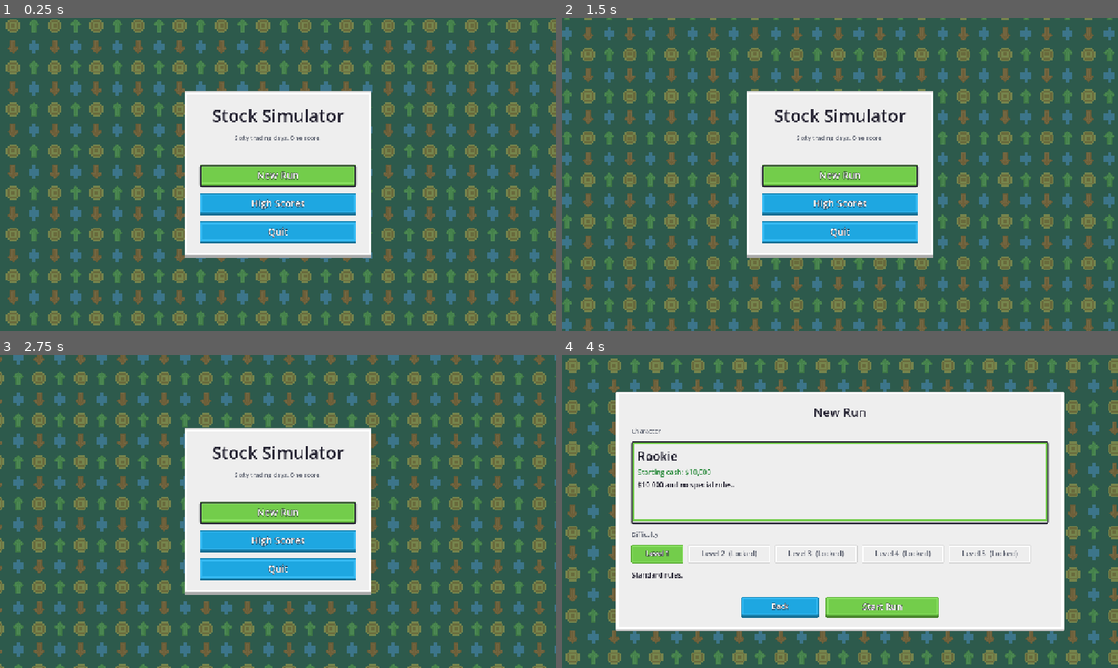
Above: before the commit, frames 1-4 (two rows, left to right).
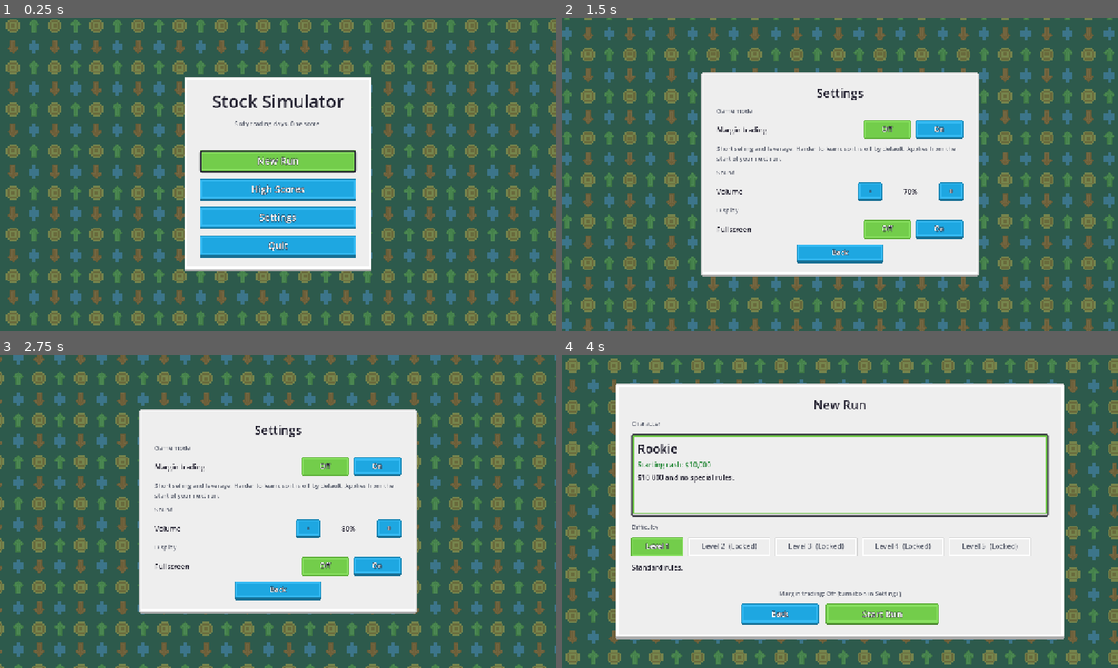
Above: after the commit, the same moments.

Repository: littenduck/stock-simulator
Game: Godot game, scene res://ui/main_menu/main_menu.tscn
The game is run twice, just before and just after one commit, with the same random seed, the same clock (stepped at 60 frames per second) and the same inputs.
Inputs (mouse positions are in pixels of both pictures, inside the frame that each line leads up to):
- Up to frame 1 (0.25 s): no input
- Up to frame 2 (1.5 s): click (840, 218) at 0.5 s, where only the run after the commit has a clickable "Settings"; click (867, 190) at 1.25 s, where only the run after the commit has a clickable "-"
- Up to frame 3 (2.75 s): click (389, 527) at 2 s, where only the run after the commit has a clickable "+"
- Up to frame 4 (4 s): click (840, 589) at 2.75 s, where only the run after the commit has a clickable "Back"; click "New Run" at 3.5 s

The runs differ from the first frame. In frame 1, 12% of the frame differs, in the area x 33-67%, y 18-81%; in frame 2, 24%; in frame 3, 24%, in the area x 25-75%, y 17-83%; in frame 4, 14%.

Commit message:
ui-flow: Settings screen (margin trading off by default, volume, fullscreen), menu entry, run-setup hint, requests

Diff:
--- a/localization/ui_flow.csv
+++ b/localization/ui_flow.csv
@@ -43,3 +43,17 @@
 UI_FLOW_COL_CHARACTER,Character
 UI_FLOW_COL_DIFFICULTY,Difficulty
 UI_FLOW_COL_DATE,Date
+UI_FLOW_SETTINGS,Settings
+UI_FLOW_SETTINGS_TITLE,Settings
+UI_FLOW_SETTINGS_GAME_MODE,Game mode
+UI_FLOW_SETTINGS_MARGIN,Margin trading
+UI_FLOW_SETTINGS_MARGIN_HINT,"Short selling and leverage. Harder to learn, so it is off by default. Applies from the start of your next run."
+UI_FLOW_SETTINGS_SOUND,Sound
+UI_FLOW_SETTINGS_VOLUME,Volume
+UI_FLOW_SETTINGS_MUTED,Muted
+UI_FLOW_SETTINGS_DISPLAY,Display
+UI_FLOW_SETTINGS_FULLSCREEN,Fullscreen
+UI_FLOW_SETTINGS_ON,On
+UI_FLOW_SETTINGS_OFF,Off
+UI_FLOW_SETUP_MARGIN_ON,Margin trading: On (change it in Settings)
+UI_FLOW_SETUP_MARGIN_OFF,Margin trading: Off (turn it on in Settings)
--- /dev/null
+++ b/ui/main_menu/dev/dev_settings.gd
@@ -0,0 +1,13 @@
+## Dev harness: the real settings screen on a throw-away settings file.
+## `-- --margin` pre-enables margin, `-- --shot=/path.png` captures and quits.
+extends Control
+
+
+func _ready() -> void:
+	GameSettings.path = "user://dev_settings.cfg"
+	DirAccess.remove_absolute(ProjectSettings.globalize_path(GameSettings.path))
+	GameSettings.reload()
+	if "--margin" in OS.get_cmdline_user_args():
+		GameSettings.set_margin_enabled(true)
+	add_child(load("res://ui/main_menu/settings.tscn").instantiate())
+	DevFake.shot_if_requested(self)
--- /dev/null
+++ b/ui/main_menu/dev/dev_settings.tscn
@@ -0,0 +1,10 @@
+[gd_scene load_steps=2 format=3]
+
+[ext_resource type="Script" path="res://ui/main_menu/dev/dev_settings.gd" id="1"]
+
+[node name="DevSettings" type="Control"]
+layout_mode = 3
+anchors_preset = 15
+anchor_right = 1.0
+anchor_bottom = 1.0
+script = ExtResource("1")
--- /dev/null
+++ b/ui/main_menu/game_settings.gd
@@ -0,0 +1,89 @@
+## Player preferences, stored in user://settings.cfg (separate from the profile and run saves).
+## Static helper: no autoload needed. Buying and selling are never switchable; only margin is.
+class_name GameSettings
+extends RefCounted
+
+const PATH := "user://settings.cfg"
+const SECTION := "settings"
+const VOLUME_STEP := 0.1
+
+## Dev/test seam: point at another file.
+static var path: String = PATH
+
+static var _config: ConfigFile = null
+static var _applied: bool = false
+
+
+static func margin_enabled() -> bool:
+	return bool(_get_value("margin_enabled", false))
+
+
+static func volume() -> float:
+	return clampf(float(_get_value("volume", 0.8)), 0.0, 1.0)
+
+
+static func fullscreen() -> bool:
+	return bool(_get_value("fullscreen", false))
+
+
+static func set_margin_enabled(value: bool) -> void:
+	_set_value("margin_enabled", value)
+
+
+static func set_volume(value: float) -> void:
+	_set_value("volume", snappedf(clampf(value, 0.0, 1.0), 0.05))
+	apply_audio()
+
+
+static func set_fullscreen(value: bool) -> void:
+	_set_value("fullscreen", value)
+	apply_display()
+
+
+## Applies stored audio and display settings once per launch (called by the main menu).
+static func apply_once() -> void:
+	if _applied:
+		return
+	_applied = true
+	apply_audio()
+	apply_display()
+
+
+static func apply_audio() -> void:
+	var bus := AudioServer.get_bus_index(&"Master")
+	if bus < 0:
+		return
+	var v := volume()
+	AudioServer.set_bus_mute(bus, v <= 0.0)
+	AudioServer.set_bus_volume_db(bus, linear_to_db(maxf(v, 0.0001)))
+
+
+static func apply_display() -> void:
+	if OS.has_feature("web") or DisplayServer.get_name() == "headless":
+		return
+	var mode := DisplayServer.WINDOW_MODE_FULLSCREEN if fullscreen() else DisplayServer.WINDOW_MODE_WINDOWED
+	if DisplayServer.window_get_mode() != mode:
+		DisplayServer.window_set_mode(mode)
+
+
+## Forget the cache so the next read reloads the file (tests, dev harness).
+static func reload() -> void:
+	_config = null
+	_applied = false
+
+
+static func _load() -> ConfigFile:
+	if _config == null:
+		_config = ConfigFile.new()
+		_config.load(path)  # a missing or broken file simply yields defaults
+	return _config
+
+
+static func _get_value(key: String, default: Variant) -> Variant:
+	return _load().get_value(SECTION, key, default)
+
+
+static func _set_value(key: String, value: Variant) -> void:
+	var config := _load()
+	config.set_value(SECTION, key, value)
+	config.save(path)
--- a/ui/main_menu/main_menu.gd
+++ b/ui/main_menu/main_menu.gd
@@ -1,13 +1,18 @@
-## Main menu: New Run, Continue (only with a saved run), High Scores, Quit (hidden on the web).
+## Main menu: New Run, Continue (only with a saved run), High Scores, Settings, Quit (hidden on the web).
 extends Control
+
+const SETTINGS_SCENE := "res://ui/main_menu/settings.tscn"
 
 @onready var _new_run_button: Button = %NewRunButton
 @onready var _continue_button: Button = %ContinueButton
 @onready var _high_scores_button: Button = %HighScoresButton
+@onready var _settings_button: Button = %SettingsButton
 @onready var _quit_button: Button = %QuitButton
 
 
 func _ready() -> void:
+	GameSettings.apply_once()
+	_settings_button.pressed.connect(_on_settings_button_pressed)
 	_new_run_button.pressed.connect(_on_new_run_button_pressed)
 	_continue_button.pressed.connect(_on_continue_button_pressed)
 	_high_scores_button.pressed.connect(_on_high_scores_button_pressed)
@@ -36,5 +41,9 @@
 	GameManager.open_scene(GameManager.HIGH_SCORES_SCENE)
 
 
+func _on_settings_button_pressed() -> void:
+	GameManager.open_scene(SETTINGS_SCENE)
+
+
 func _on_quit_button_pressed() -> void:
 	get_tree().quit()
--- a/ui/main_menu/main_menu.tscn
+++ b/ui/main_menu/main_menu.tscn
@@ -68,6 +68,12 @@
 theme_type_variation = &"BigMenuButton"
 text = "UI_FLOW_HIGH_SCORES"
 
+[node name="SettingsButton" type="Button" parent="Center/Panel/Column"]
+unique_name_in_owner = true
+layout_mode = 2
+theme_type_variation = &"BigMenuButton"
+text = "UI_FLOW_SETTINGS"
+
 [node name="QuitButton" type="Button" parent="Center/Panel/Column"]
 unique_name_in_owner = true
 layout_mode = 2
--- /dev/null
+++ b/ui/main_menu/settings.gd
@@ -0,0 +1,93 @@
+## Settings: a few switches stored by GameSettings. Margin trading is the only rule switch
+## (off by default); buying and selling are core mechanics and are never listed here.
+extends Control
+
+@onready var _margin_row: HBoxContainer = %MarginRow
+@onready var _volume_row: HBoxContainer = %VolumeRow
+@onready var _display_section: VBoxContainer = %DisplaySection
+@onready var _fullscreen_row: HBoxContainer = %FullscreenRow
+@onready var _back_button: Button = %BackButton
+
+var _volume_label: Label
+var _volume_down: Button
+var _volume_up: Button
+
+
+func _ready() -> void:
+	_back_button.pressed.connect(_on_back_button_pressed)
+	_build_switch(_margin_row, GameSettings.margin_enabled(), _on_margin_chosen)
+	_build_volume()
+	_display_section.visible = not OS.has_feature("web")
+	_build_switch(_fullscreen_row, GameSettings.fullscreen(), _on_fullscreen_chosen)
+	(_margin_row.get_child(1) as Button).grab_focus()
+
+
+func _unhandled_input(event: InputEvent) -> void:
+	if event.is_action_pressed("ui_cancel"):
+		get_viewport().set_input_as_handled()
+		GameManager.go_to_menu()
+
+
+## Two exclusive toggle buttons (Off | On); the same look as the difficulty row.
+func _build_switch(row: HBoxContainer, is_on: bool, on_chosen: Callable) -> void:
+	var group := ButtonGroup.new()
+	var title := Label.new()
+	title.text = tr(String(row.get_meta("title_key")))
+	title.size_flags_horizontal = Control.SIZE_EXPAND_FILL
+	row.add_child(title)
+	for value in [false, true]:
+		var button := Button.new()
+		button.toggle_mode = true
+		button.button_group = group
+		button.text = tr("UI_FLOW_SETTINGS_ON") if value else tr("UI_FLOW_SETTINGS_OFF")
+		button.custom_minimum_size = Vector2(110, 0)
+		button.button_pressed = value == is_on
+		button.toggled.connect(func(pressed: bool) -> void:
+			if pressed:
+				on_chosen.call(value))
+		row.add_child(button)
+
+
+func _build_volume() -> void:
+	var title := Label.new()
+	title.text = tr("UI_FLOW_SETTINGS_VOLUME")
+	title.size_flags_horizontal = Control.SIZE_EXPAND_FILL
+	_volume_row.add_child(title)
+	_volume_down = _step_button("-", -GameSettings.VOLUME_STEP)
+	_volume_label = Label.new()
+	_volume_label.custom_minimum_size = Vector2(110, 0)
+	_volume_label.horizontal_alignment = HORIZONTAL_ALIGNMENT_CENTER
+	_volume_up = _step_button("+", GameSettings.VOLUME_STEP)
+	_volume_row.add_child(_volume_down)
+	_volume_row.add_child(_volume_label)
+	_volume_row.add_child(_volume_up)
+	_update_volume_text()
+
+
+func _step_button(text: String, delta: float) -> Button:
+	var button := Button.new()
+	button.text = text
+	button.custom_minimum_size = Vector2(56, 0)
+	button.pressed.connect(func() -> void:
+		GameSettings.set_volume(GameSettings.volume() + delta)
+		_update_volume_text())
+	return button
+
+
+func _update_volume_text() -> void:
+	var v := GameSettings.volume()
+	_volume_label.text = tr("UI_FLOW_SETTINGS_MUTED") if v <= 0.0 else "%d%%" % roundi(v * 100.0)
+	_volume_down.disabled = v <= 0.0
+	_volume_up.disabled = v >= 1.0
+
+
+func _on_margin_chosen(value: bool) -> void:
+	GameSettings.set_margin_enabled(value)
+
+
+func _on_fullscreen_chosen(value: bool) -> void:
+	GameSettings.set_fullscreen(value)
+
+
+func _on_back_button_pressed() -> void:
+	GameManager.go_to_menu()
--- /dev/null
+++ b/ui/main_menu/settings.tscn
@@ -0,0 +1,86 @@
+[gd_scene load_steps=3 format=3]
+
+[ext_resource type="PackedScene" path="res://ui/theme/animated_background.tscn" id="bg"]
+[ext_resource type="Script" path="res://ui/main_menu/settings.gd" id="1"]
+
+[node name="Settings" type="Control"]
+layout_mode = 3
+anchors_preset = 15
+anchor_right = 1.0
+anchor_bottom = 1.0
+grow_horizontal = 2
+grow_vertical = 2
+texture_filter = 1
+script = ExtResource("1")
+
+[node name="Background" parent="." instance=ExtResource("bg")]
+
+[node name="Center" type="CenterContainer" parent="."]
+layout_mode = 1
+anchors_preset = 15
+anchor_right = 1.0
+anchor_bottom = 1.0
+grow_horizontal = 2
+grow_vertical = 2
+
+[node name="Panel" type="PanelContainer" parent="Center"]
+custom_minimum_size = Vector2(640, 0)
+layout_mode = 2
+theme_type_variation = &"DialogPanel"
+
+[node name="Column" type="VBoxContainer" parent="Center/Panel"]
+layout_mode = 2
+theme_override_constants/separation = 12
+
+[node name="TitleLabel" type="Label" parent="Center/Panel/Column"]
+layout_mode = 2
+theme_type_variation = &"HeaderLabel"
+text = "UI_FLOW_SETTINGS_TITLE"
+horizontal_alignment = 1
+
+[node name="GameModeHeader" type="Label" parent="Center/Panel/Column"]
+layout_mode = 2
+theme_type_variation = &"SubtleLabel"
+text = "UI_FLOW_SETTINGS_GAME_MODE"
+
+[node name="MarginRow" type="HBoxContainer" parent="Center/Panel/Column"]
+unique_name_in_owner = true
+layout_mode = 2
+metadata/title_key = "UI_FLOW_SETTINGS_MARGIN"
+
+[node name="MarginHint" type="Label" parent="Center/Panel/Column"]
+layout_mode = 2
+theme_type_variation = &"SubtleLabel"
+text = "UI_FLOW_SETTINGS_MARGIN_HINT"
+autowrap_mode = 3
+
+[node name="SoundHeader" type="Label" parent="Center/Panel/Column"]
+layout_mode = 2
+theme_type_variation = &"SubtleLabel"
+text = "UI_FLOW_SETTINGS_SOUND"
+
+[node name="VolumeRow" type="HBoxContainer" parent="Center/Panel/Column"]
+unique_name_in_owner = true
+layout_mode = 2
+
+[node name="DisplaySection" type="VBoxContainer" parent="Center/Panel/Column"]
+unique_name_in_owner = true
+layout_mode = 2
+theme_override_constants/separation = 12
+
+[node name="DisplayHeader" type="Label" parent="Center/Panel/Column/DisplaySection"]
+layout_mode = 2
+theme_type_variation = &"SubtleLabel"
+text = "UI_FLOW_SETTINGS_DISPLAY"
+
+[node name="FullscreenRow" type="HBoxContainer" parent="Center/Panel/Column/DisplaySection"]
+unique_name_in_owner = true
+layout_mode = 2
+metadata/title_key = "UI_FLOW_SETTINGS_FULLSCREEN"
+
+[node name="BackButton" type="Button" parent="Center/Panel/Column"]
+unique_name_in_owner = true
+custom_minimum_size = Vector2(200, 0)
+layout_mode = 2
+size_flags_horizontal = 4
+text = "UI_FLOW_BACK"
--- a/ui/run_setup/run_setup.gd
+++ b/ui/run_setup/run_setup.gd
@@ -13,6 +13,7 @@
 @onready var _character_row: HBoxContainer = %CharacterRow
 @onready var _difficulty_row: HBoxContainer = %DifficultyRow
 @onready var _difficulty_label: Label = %DifficultyLabel
+@onready var _margin_label: Label = %MarginLabel
 @onready var _back_button: Button = %BackButton
 @onready var _start_button: Button = %StartButton
 
@@ -23,6 +24,8 @@
 	_build_characters()
 	_build_difficulties()
 	_update_difficulty_text()
+	# Read-only: the margin switch lives in Settings and is fixed for the whole run.
+	_margin_label.text = tr("UI_FLOW_SETUP_MARGIN_ON" if GameSettings.margin_enabled() else "UI_FLOW_SETUP_MARGIN_OFF")
 	_start_button.disabled = _character == null
 	var selected := _character_group.get_pressed_button()
 	if selected != null:
--- a/ui/run_setup/run_setup.tscn
+++ b/ui/run_setup/run_setup.tscn
@@ -63,6 +63,12 @@
 layout_mode = 2
 autowrap_mode = 3
 
+[node name="MarginLabel" type="Label" parent="Center/Panel/Column"]
+unique_name_in_owner = true
+layout_mode = 2
+theme_type_variation = &"SubtleLabel"
+horizontal_alignment = 1
+
 [node name="Buttons" type="HBoxContainer" parent="Center/Panel/Column"]
 layout_mode = 2
 alignment = 1
Binary file changed: localization/ui_flow.en.translation
Not shown, added: ui/main_menu/dev/dev_settings.gd.uid
Binary file added: ui/main_menu/dev/settings_1280x720.png
Not shown, added: ui/main_menu/dev/settings_1280x720.png.import
Binary file added: ui/main_menu/dev/settings_1920x1080.png
Not shown, added: ui/main_menu/dev/settings_1920x1080.png.import
Not shown, added: ui/main_menu/game_settings.gd.uid
Not shown, added: ui/main_menu/settings.gd.uid
Not shown, changed: docs/team/requests/ui-flow.md
